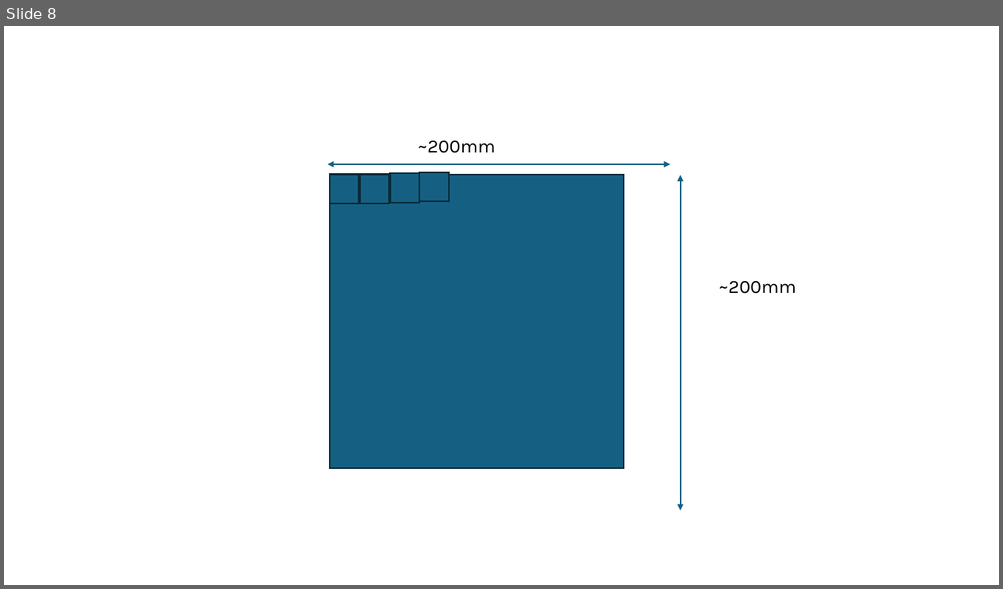
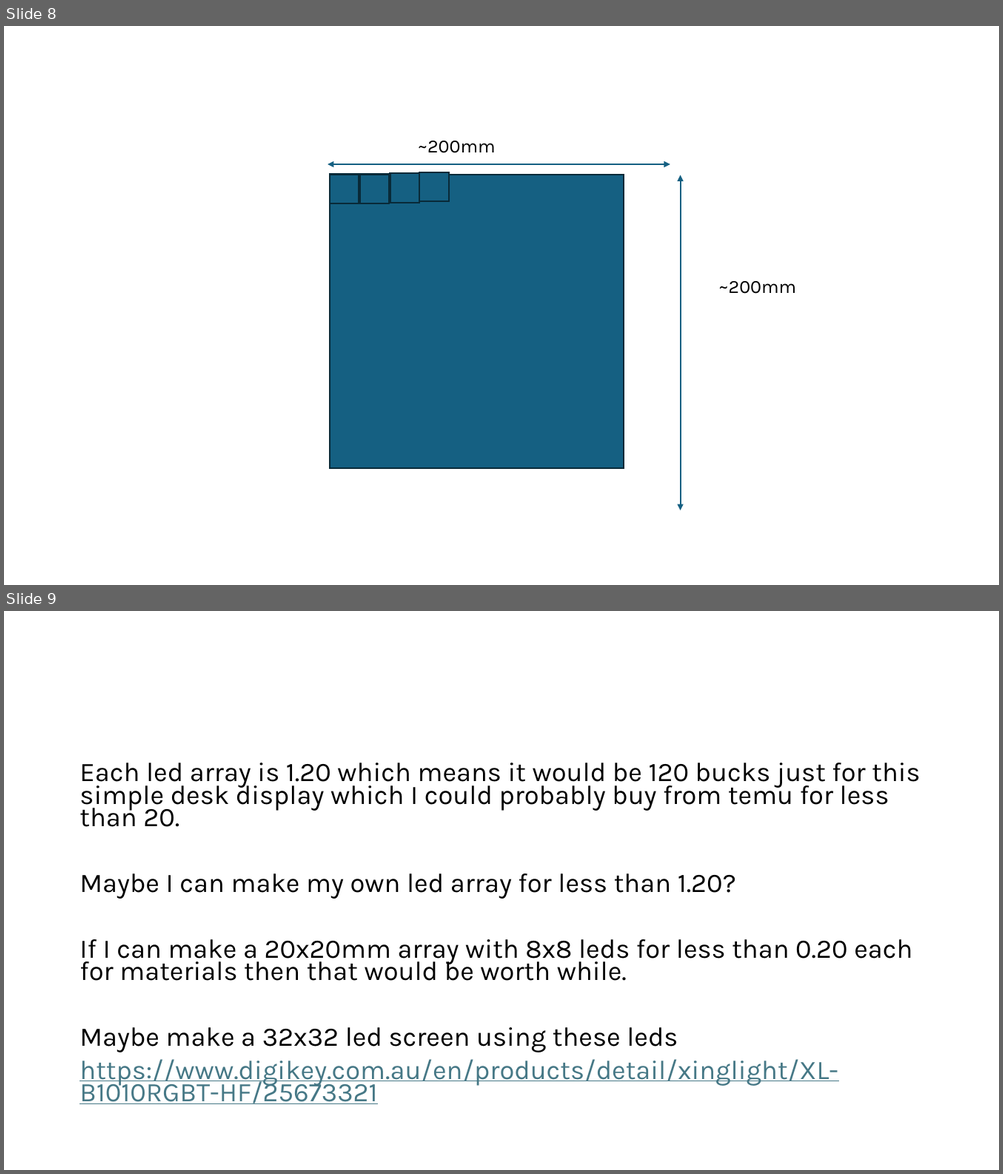
Before and after one commit to PokeXMagikarp/desk-display, a slide deck: LED DISPLAY.pptx. Shown one above the other, each under a label of ours: slide 8 before the commit, slides 8 and 9 after it. The pictures are 1003x589 and 1003x1174 pixels, drawn with LibreOffice and Linux fonts; fonts in the diff are those of the drawing. Boxes give left, top, right and bottom in pixels: in the first picture for what was removed or moved away, otherwise in the second. Text is boxed around its words. In the diff, an @@ line names an element or a change of style, - is before the commit and + after.

```diff
--- a/LED DISPLAY.pptx
+++ b/LED DISPLAY.pptx
@@ slide 9 added at (4,611,999,1170), background #FFFFFF @@
@@ text added at (79,763,919,1105), 25.9 pt, text #000000 @@
+Each led array is 1.20 which means it would be 120 bucks just for this simple desk display which I could probably buy from temu for less than 20.
+Maybe I can make my own led array for less than 1.20?
+If I can make a 20x20mm array with 8x8 leds for less than 0.20 each for materials then that would be worth while.
+Maybe make a 32x32 led screen using these leds
+https://www.digikey.com.au/en/products/detail/xinglight/XL-B1010RGBT-HF/25673321
```
Also in this commit, not shown: 1 other slide added, 1 other file.
